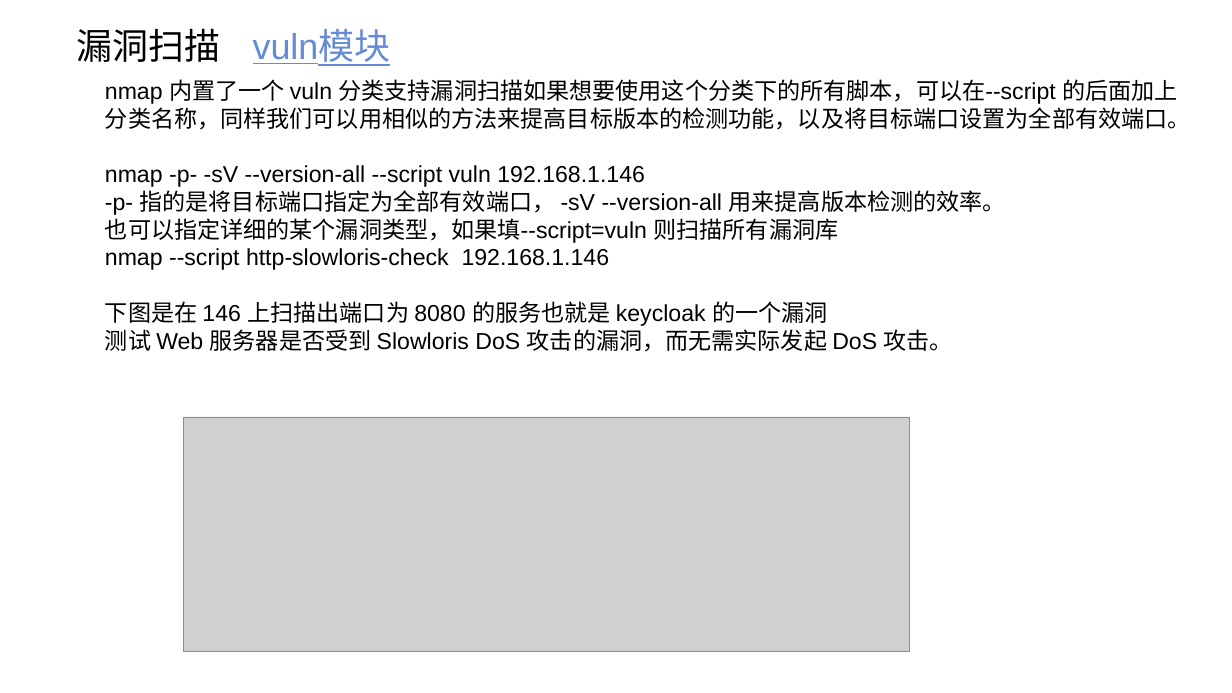
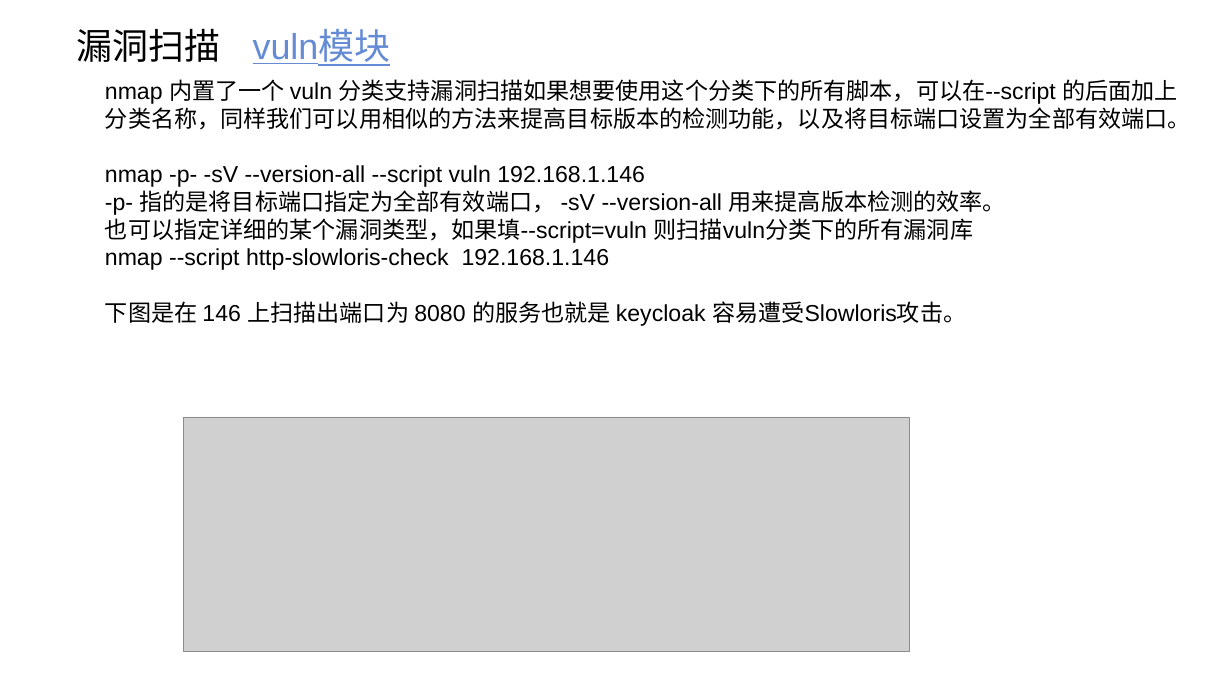
Before and after one commit to gakkiyomi/program-career-log, a slide deck: slide 18 of ppt/NMAP.pptx. Drawn at 1232x693 pixels with LibreOffice and Linux fonts; fonts in the diff are those of the drawing; grey boxes stand for pictures. Boxes give left, top, right and bottom in pixels: in the first picture for what was removed or moved away, otherwise in the second. Text is boxed around its words. In the diff, an @@ line names an element or a change of style, - is before the commit and + after.

```diff
--- a/ppt/NMAP.pptx
+++ b/ppt/NMAP.pptx
@@ text at <box>105,214,974,243</box>: text changed @@
-也可以指定详细的某个漏洞类型，如果填--script=vuln 则扫描所有漏洞库
+也可以指定详细的某个漏洞类型，如果填--script=vuln 则扫描vuln分类下的所有漏洞库
@@ text at <box>105,301,966,326</box>: text changed @@
-下图是在 146 上扫描出端口为 8080 的服务也就是 keycloak 的一个漏洞
-测试 Web 服务器是否受到 Slowloris DoS 攻击的漏洞，而无需实际发起 DoS 攻击。
+下图是在 146 上扫描出端口为 8080 的服务也就是 keycloak 容易遭受Slowloris攻击。
```
Also in this commit, not shown: 7 other slides changed.
